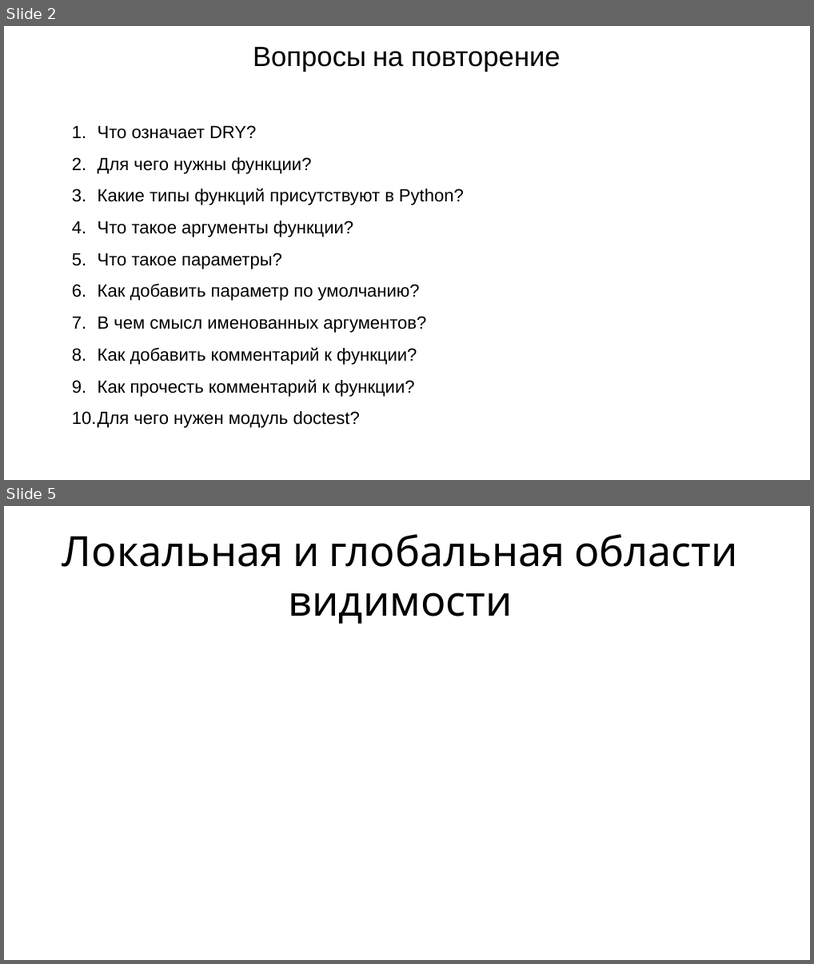
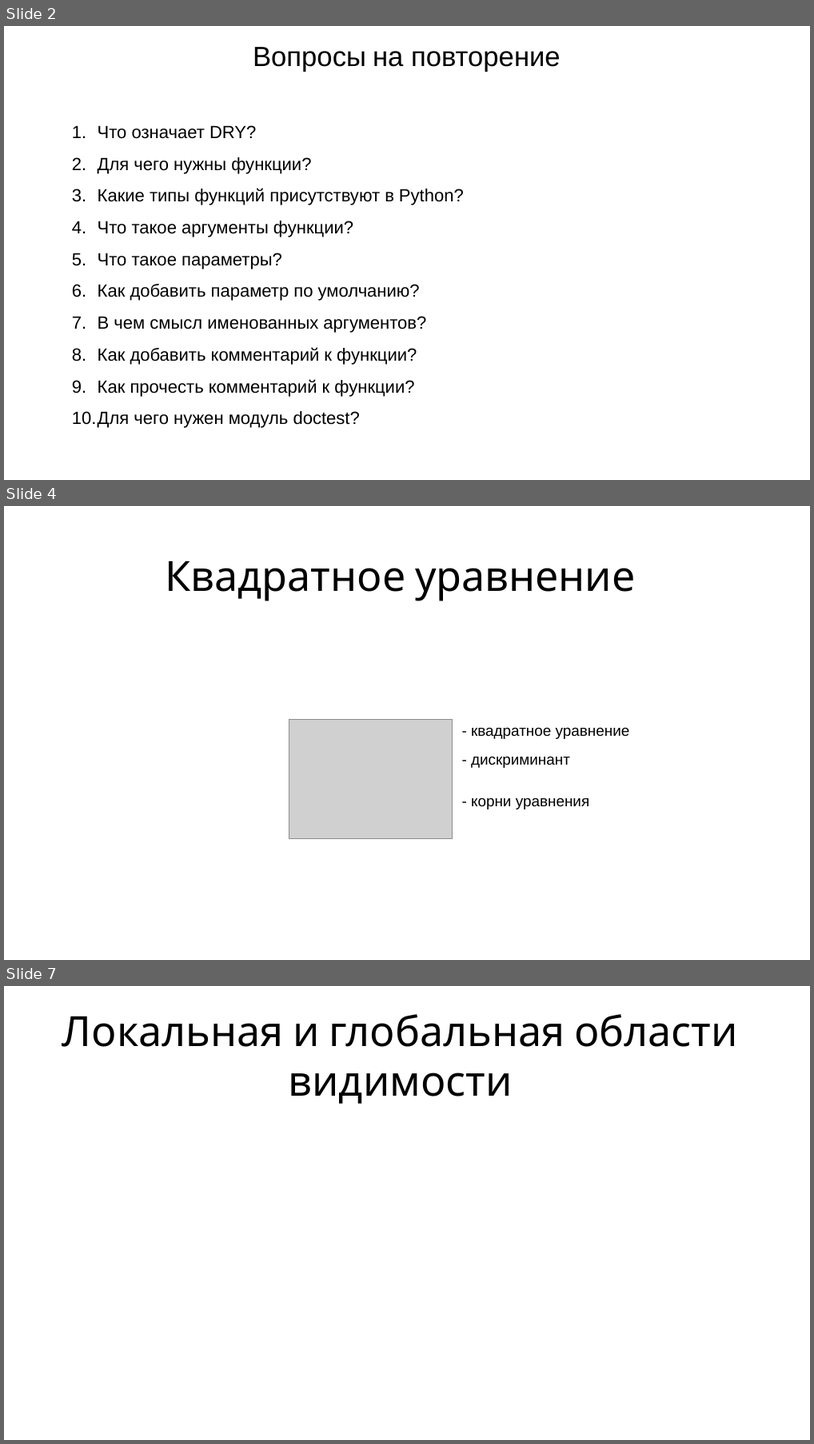
Before and after one commit to maxchv/LearnPython, a slide deck: week04/07.Functions2.pptx. Shown one above the other, each under a label of ours: slides 2 and 5 before the commit, slides 2, 4 and 7 after it; the slides between them are not shown. The pictures are 814x964 and 814x1444 pixels, drawn with LibreOffice and Linux fonts; fonts in the diff are those of the drawing; grey boxes stand for pictures. Boxes give left, top, right and bottom in pixels: in the first picture for what was removed or moved away, otherwise in the second. Text is boxed around its words. In the diff, an @@ line names an element or a change of style, - is before the commit and + after.

```diff
--- a/week04/07.Functions2.pptx
+++ b/week04/07.Functions2.pptx
@@ slide 4 added at (4, 506, 810, 960), background #FFFFFF @@
@@ title added at (165, 561, 636, 601), 66 pt, text #000000 @@
+Квадратное уравнение
@@ picture added at (289, 719, 452, 838) @@
@@ text added at (471, 728, 630, 739), 24 pt, text #000000 @@
+- квадратное уравнение
@@ text added at (471, 756, 570, 768), 24 pt, text #000000 @@
+- дискриминант
@@ text added at (471, 798, 590, 809), 24 pt, text #000000 @@
+- корни уравнения
@@ what was slide 5 is now slide 7 @@
```
Also in this commit, not shown: 5 slides changed, 5 other slides added, 5 slides removed, 1 other file.
